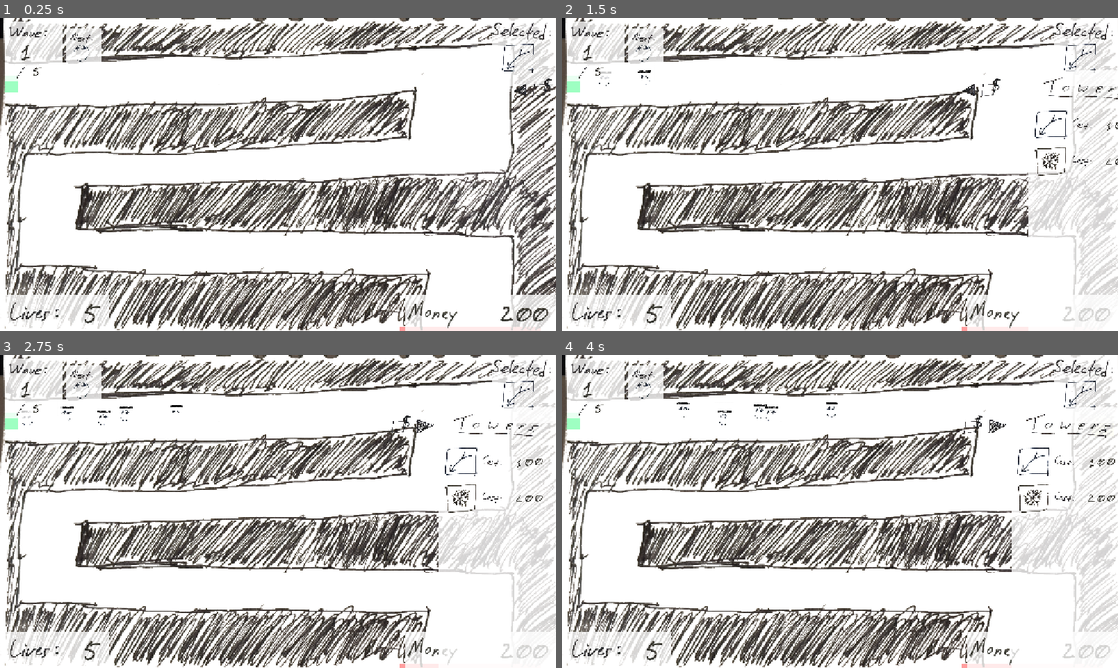
Above: before the commit, frames 1-4 (two rows, left to right).
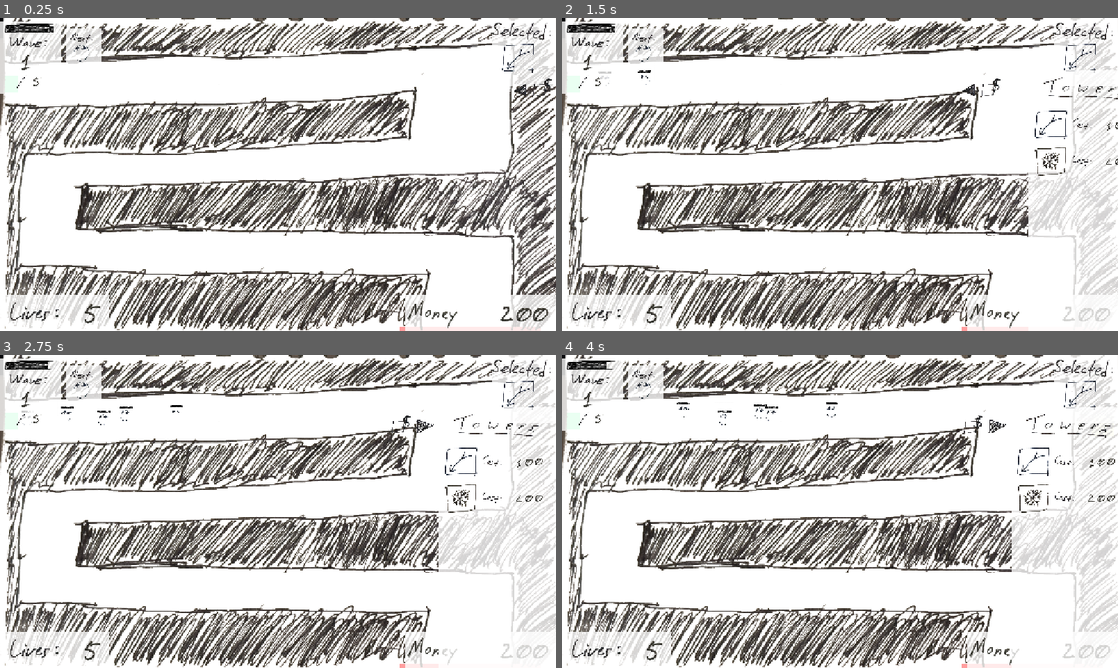
Above: after the commit, the same moments.

Repository: OzuYatamutsu/notebook-tower-defense
Game: Godot game, scene res://levels/level1.tscn
The game is run twice, just before and just after one commit, with the same random seed, the same clock (stepped at 60 frames per second) and the same inputs. This scene is started directly instead of the project's main scene.
Inputs (mouse positions are in pixels of both pictures, inside the frame that each line leads up to):
- Up to frame 1 (0.25 s): no input
- Up to frame 2 (1.5 s): click (1101, 89) at 0.5 s; click (984, 89) at 1.25 s
- Up to frame 3 (2.75 s): click (522, 426) at 2 s
- Up to frame 4 (4 s): click (1023, 461) at 2.77 s; click (1101, 426) at 3.5 s

The runs differ from the first frame. In frame 1, 0.7% of the frame differs, in the area x 0-12%, y 1-25%; in frame 2, 0.7%; in frame 3, 0.7%; in frame 4, 0.7%.

Commit message:
Add new wave timer component

Diff:
--- a/components/WaveMeter.tscn
+++ b/components/WaveMeter.tscn
@@ -14,6 +14,7 @@
 [ext_resource type="Texture2D" uid="uid://dkdaoi6wuh32r" path="res://sprites/num9.png" id="12_cksb2"]
 [ext_resource type="Texture2D" uid="uid://dgm6mxbsaplku" path="res://sprites/null_digit.png" id="13_xe15v"]
 [ext_resource type="Texture2D" uid="uid://twr02whjyqt8" path="res://sprites/slash_label.png" id="14_7j6pc"]
+[ext_resource type="PackedScene" uid="uid://caapeiewaemnb" path="res://components/time_bar.tscn" id="15_52fhu"]
 
 [sub_resource type="SpriteFrames" id="SpriteFrames_f4f5w"]
 animations = [{
@@ -71,25 +72,28 @@
 
 [node name="BgRect" type="ColorRect" parent="."]
 layout_mode = 0
-offset_left = 95.0
+offset_left = 37.0
 offset_top = 160.0
-offset_right = 533.0
-offset_bottom = 618.0
+offset_right = 526.0
+offset_bottom = 713.0
 color = Color(1, 1, 1, 0.784314)
 
 [node name="WaveLabel" type="TextureRect" parent="."]
 layout_mode = 0
-offset_right = 40.0
-offset_bottom = 40.0
+offset_top = 77.0
+offset_right = 500.0
+offset_bottom = 577.0
 texture = ExtResource("1_qaemf")
 
 [node name="one_digit" type="Node2D" parent="."]
+position = Vector2(0, 77)
 
 [node name="digit1" type="AnimatedSprite2D" parent="one_digit"]
 position = Vector2(250, 388)
 sprite_frames = SubResource("SpriteFrames_f4f5w")
 
 [node name="two_digit" type="Node2D" parent="."]
+position = Vector2(0, 77)
 
 [node name="digit1" type="AnimatedSprite2D" parent="two_digit"]
 position = Vector2(180, 390)
@@ -102,7 +106,7 @@
 frame = 10
 
 [node name="of_total" type="Node2D" parent="."]
-position = Vector2(40, 230)
+position = Vector2(40, 307)
 scale = Vector2(0.5, 0.5)
 
 [node name="Slash" type="TextureRect" parent="of_total"]
@@ -119,3 +123,6 @@
 [node name="digit2" type="AnimatedSprite2D" parent="of_total"]
 position = Vector2(592, 628)
 sprite_frames = SubResource("SpriteFrames_f4f5w")
+
+[node name="WaveTimerUI" parent="." instance=ExtResource("15_52fhu")]
+position = Vector2(281, 215)
--- /dev/null
+++ b/components/time_bar.gd
@@ -0,0 +1,46 @@
+class_name TimeBar
+extends Node2D
+
+# fired when time=0
+signal no_time
+
+const TIME_BAR_MAX_WIDTH = 400.0
+const TIME_BAR_MAX_HEIGHT = 65.0
+
+# How often should we update the UI?
+const TIMER_TICK_SECS = 0.2
+
+@onready var TimeBarSprite: Sprite2D = $TimeBarFullSprite
+@onready var TickTimer: Timer = $TickTimer
+
+var MAX_TIME_SECS: float
+var TIME_SECS: float
+
+func set_max_time(max_time_secs: float) -> void:
+    MAX_TIME_SECS = max_time_secs
+    TIME_SECS = max_time_secs
+
+func update_time_bar() -> void:
+    TimeBarSprite.region_rect.size = Vector2(
+        TIME_BAR_MAX_WIDTH * (TIME_SECS / MAX_TIME_SECS),
+        TIME_BAR_MAX_HEIGHT
+    )
+
+func reset_timer() -> void:
+    TIME_SECS = MAX_TIME_SECS
+
+func enable() -> void:
+    TickTimer.start()
+
+func disable() -> void:
+    TickTimer.stop()
+
+func _on_tick_timer_timeout() -> void:
+    TIME_SECS -= TIMER_TICK_SECS
+
+    update_time_bar()
+
+    if TIME_SECS <= 0.0:
+        TIME_SECS = 0.0
+        no_time.emit()
+        disable()
--- /dev/null
+++ b/components/time_bar.tscn
@@ -0,0 +1,24 @@
+[gd_scene load_steps=4 format=3 uid="uid://caapeiewaemnb"]
+
+[ext_resource type="Script" uid="uid://b6sxmpd3c6vt" path="res://components/time_bar.gd" id="1_ypmy4"]
+[ext_resource type="Texture2D" uid="uid://dv26n7yliswpf" path="res://sprites/hp_bar_full.png" id="2_ifxj4"]
+[ext_resource type="Texture2D" uid="uid://bymp2t64a0wo" path="res://sprites/hp_bar_empty.png" id="3_omgcb"]
+
+[node name="TimeBar" type="Node2D"]
+script = ExtResource("1_ypmy4")
+
+[node name="TimeBarFullSprite" type="Sprite2D" parent="."]
+position = Vector2(-184, -34)
+texture = ExtResource("2_ifxj4")
+centered = false
+region_enabled = true
+region_rect = Rect2(63.5, 216.75, 400, 65)
+
+[node name="TimeBarEmptySprite" type="Sprite2D" parent="."]
+scale = Vector2(1.05, 1.05)
+texture = ExtResource("3_omgcb")
+
+[node name="TickTimer" type="Timer" parent="."]
+wait_time = 0.2
+
+[connection signal="timeout" from="TickTimer" to="." method="_on_tick_timer_timeout"]
--- a/components/wave_meter.gd
+++ b/components/wave_meter.gd
@@ -9,6 +9,8 @@
 @onready var two_digit_digit2 = $two_digit/digit2
 @onready var total_digit1 = $of_total/digit1
 @onready var total_digit2 = $of_total/digit2
+
+@onready var WaveTimerUI: TimeBar = $WaveTimerUI
 
 const CLEAR_DIGIT = 10
 
--- a/levels/level.gd
+++ b/levels/level.gd
@@ -42,6 +42,8 @@
     CURRENT_WAVE_NUM += 1
     WAVE_METER.set_value(CURRENT_WAVE_NUM)
     CURRENT_WAVE_TIMER.start()
+    WAVE_METER.WaveTimerUI.set_max_time(CURRENT_WAVE_TIMER.wait_time)
+    WAVE_METER.WaveTimerUI.enable()
     CURRENT_WAVE.start()
     SPAWNER.activate()
 
@@ -52,6 +54,7 @@
 
 func end_wave() -> void:
     CURRENT_WAVE_TIMER.stop()
+    WAVE_METER.WaveTimerUI.disable()
     CURRENT_WAVE.end()
     SPAWNER.deactivate()
 
Not shown: 1 places in components/WaveMeter.tscn that only renumber resources
Not shown, added: components/time_bar.gd.uid
